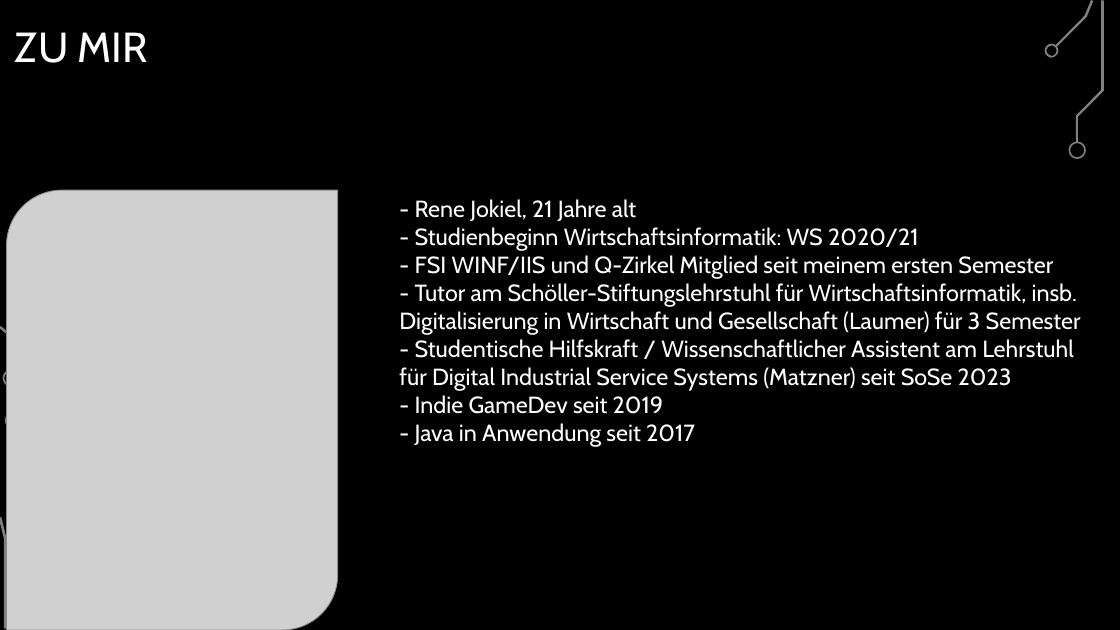
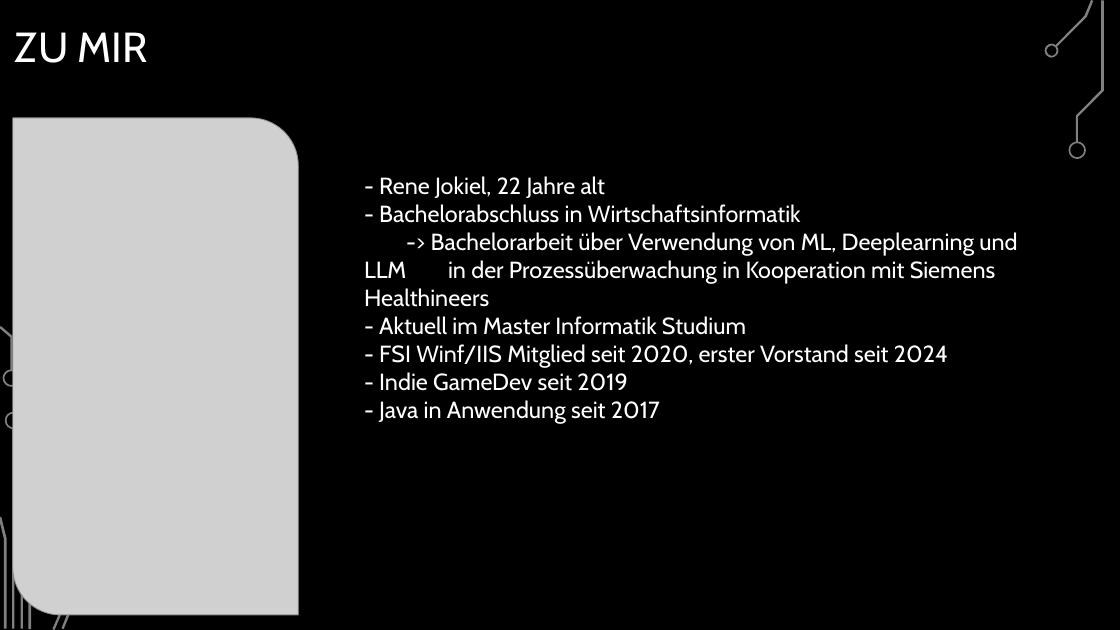
Before and after one commit to BelmontR/Java-Tutorial-Course, a slide deck: slide 3 of Java Grundkurs.pptx. Drawn at 1120x630 pixels with LibreOffice and Linux fonts; fonts in the diff are those of the drawing; grey boxes stand for pictures; background and template pictures are left out. Boxes give left, top, right and bottom in pixels: in the first picture for what was removed or moved away, otherwise in the second. Text is boxed around its words. In the diff, an @@ line names an element or a change of style, - is before the commit and + after.

```diff
--- a/Java Grundkurs.pptx
+++ b/Java Grundkurs.pptx
@@ picture at box(13, 118, 298, 615): rotation 0 to 270 degrees @@
@@ text "- Rene Jokiel, 22 Jahre ...": place and size @@
-text "- Rene Jokiel, 22 Jahre ..." at box(399, 199, 1081, 447)
+text "- Rene Jokiel, 22 Jahre ..." at box(364, 176, 1017, 424)
@@ text at box(364, 176, 1017, 368): text changed @@
-- Rene Jokiel, 21 Jahre alt
-- Studienbeginn Wirtschaftsinformatik: WS 2020/21
-- FSI WINF/IIS und Q-Zirkel Mitglied seit meinem ersten Semester
-- Tutor am Schöller-Stiftungslehrstuhl für Wirtschaftsinformatik, insb. Digitalisierung in Wirtschaft und Gesellschaft (Laumer) für 3 Semester
-- Studentische Hilfskraft / Wissenschaftlicher Assistent am Lehrstuhl für Digital Industrial Service Systems (Matzner) seit SoSe 2023
+- Rene Jokiel, 22 Jahre alt
+- Bachelorabschluss in Wirtschaftsinformatik
+-> Bachelorarbeit über Verwendung von ML, Deeplearning und LLM in der Prozessüberwachung in Kooperation mit Siemens Healthineers
+- Aktuell im Master Informatik Studium
+- FSI Winf/IIS Mitglied seit 2020, erster Vorstand seit 2024
```
Also in this commit, not shown: 2 other slides changed, 2 slides added, 37 other files.
